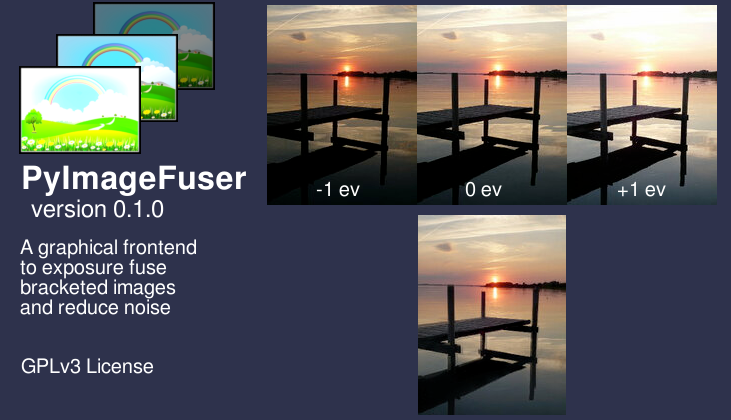
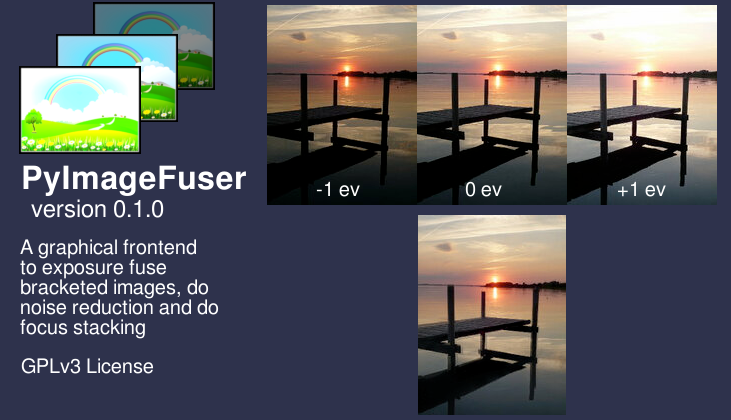
Revision of a layered 731 x 420 image; what changed, layer by layer:
painted on "A graphical frontend ..." over [20, 279, 219, 339]
